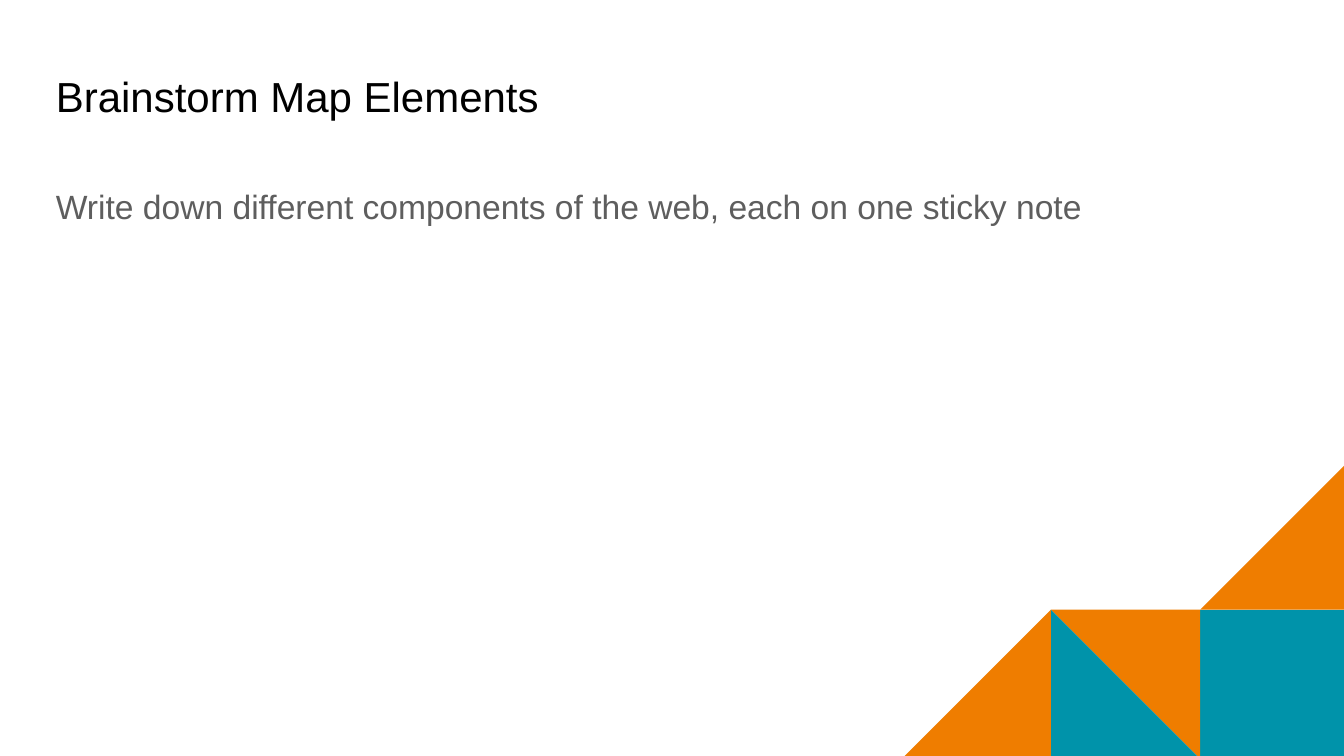
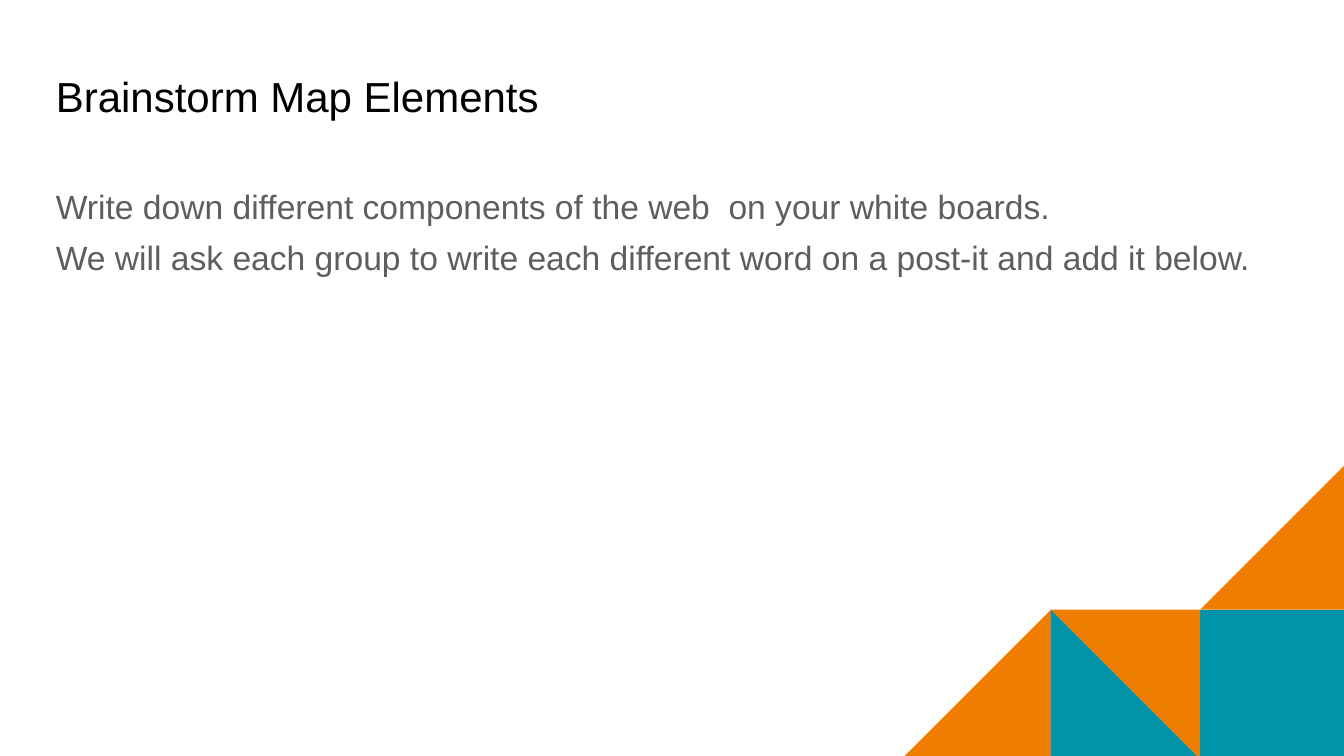
Before and after one commit to mr-eggleton/web-lit-core, a slide deck: slide 6 of final ppt/02-map-the-web.pptx. Drawn at 1344x756 pixels with LibreOffice and Linux fonts; fonts in the diff are those of the drawing; background and template pictures are left out. Boxes give left, top, right and bottom in pixels: in the first picture for what was removed or moved away, otherwise in the second. Text is boxed around its words. In the diff, an @@ line names an element or a change of style, - is before the commit and + after.

Commit message:
02

```diff
--- a/final ppt/02-map-the-web.pptx
+++ b/final ppt/02-map-the-web.pptx
@@ text at [56, 194, 1249, 277]: text changed @@
-Write down different components of the web, each on one sticky note
+Write down different components of the web on your white boards.
+We will ask each group to write each different word on a post-it and add it below.
```
